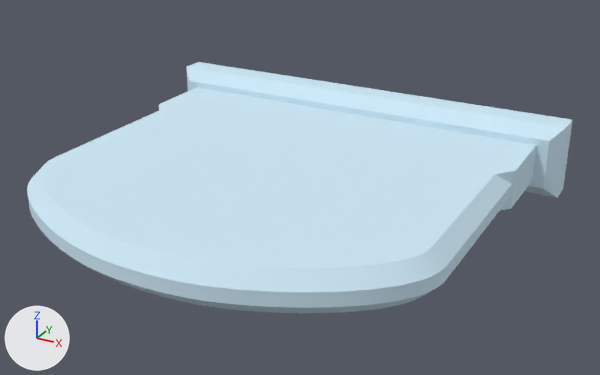
One commit to the FBX model Unity Project/Giroux-CAP6117-SANC - crown/Assets/Models/LOD Headstones/PA-180-F.fbx: the scene before it, then after it.
Rendered twice from a 50 mm lens placed at (0.742, -1.656, 0.623), pointed at (0.047, -0.391, -0.009). The lights are fixed; the arrows at lower left show +X, +Y and +Z. The picture after the commit comes second. Objects named as collision shapes, trigger or cutter boxes, shadow casters or lower levels of detail are left out. Where no turn or scale is listed for an object, it has been applied to the vertices.

The scene before the commit, as lines of its bpy script (objects in view):
```python
me_mesh1 = bpy.data.meshes.new('mesh1')
me_mesh1.from_pydata(...)  # 1042 vertices, 2080 faces; spans x -0.457..0.457, y -0.823..0.0, z -0.076..0.076
me_mesh1.materials.append(mat_0_615686_0_811765_0_929412_0_000000_0_000000)  # blue #cee9f7
ob_pa_180_f_lod0 = bpy.data.objects.new('PA-180-F_LOD0', me_mesh1)
ob_pa_180_f_lod0.location = (0.0, 0.0, 0.0)
```
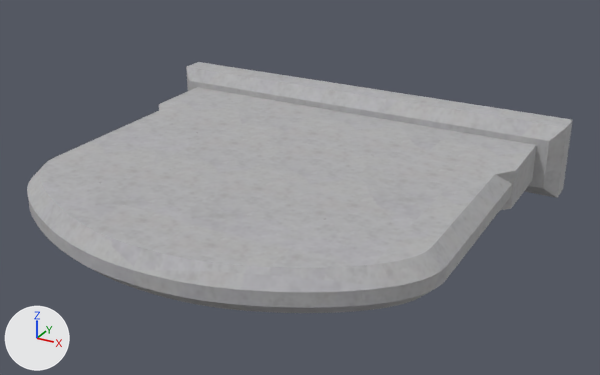
Boxes (x1, y1, x2, y2) around the edits, measured in the pictures (600 x 375 px):
```json
{"object": "PA-180-F_LOD0", "change": "recoloured", "before": [27, 62, 573, 313], "after": [27, 62, 573, 313], "on screen": "blue to grey"}
```

Edits to the scene script, one JSON object a line:
```json
{"op": "add", "block": "img_a_180_f_png", "code": ["img_a_180_f_png = load_image('A-180-F.png', '../../Materials/LOD Headstone Mats/A-180-F.png', 1024, 1024, 'sRGB')"]}
{"op": "add", "block": "mat_0_615686_0_811765_0_929412_0_000000_0_188", "code": ["mat_0_615686_0_811765_0_929412_0_000000_0_188 = principled_material('0.615686_0.811765_0.929412_0.000000_0.188')", "mat_0_615686_0_811765_0_929412_0_000000_0_188.texture = img_a_180_f_png", "mat_0_615686_0_811765_0_929412_0_000000_0_188.roughness = 0.859"]}
{"block": "me_mesh1", "where": "me_mesh1.from_pydata(...)  # 1042 vertices, 2080 faces; spans x -0.457..0.457, y -0.823..0.0, z -0.076..0.076"}
{"op": "remove", "block": "me_mesh1", "code": "me_mesh1.materials.append(mat_0_615686_0_811765_0_929412_0_000000_0_000000)  # blue #cee9f7"}
{"op": "add", "block": "me_mesh1", "code": "me_mesh1.materials.append(mat_0_615686_0_811765_0_929412_0_000000_0_188)  # picture img_a_180_f_png"}
```
